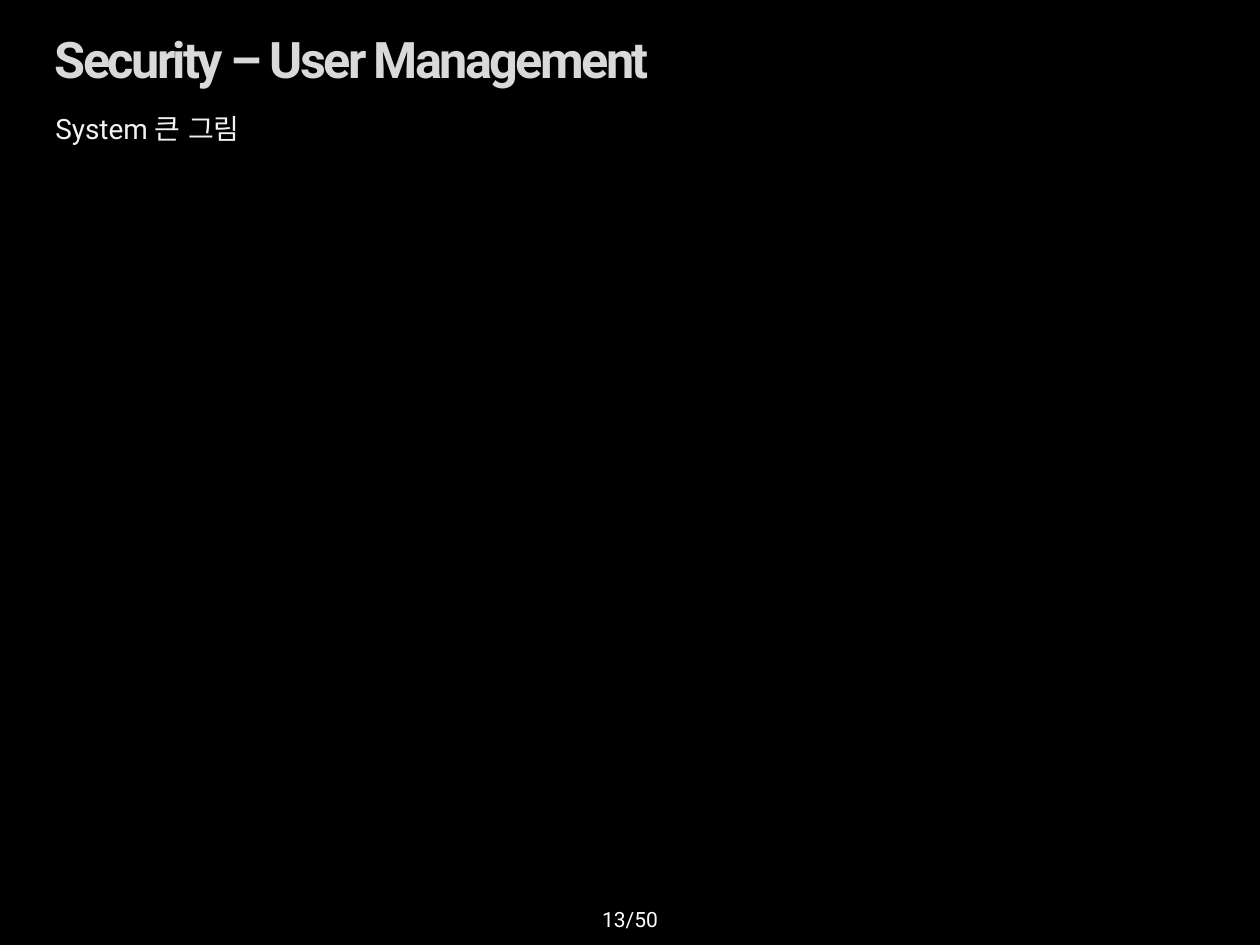
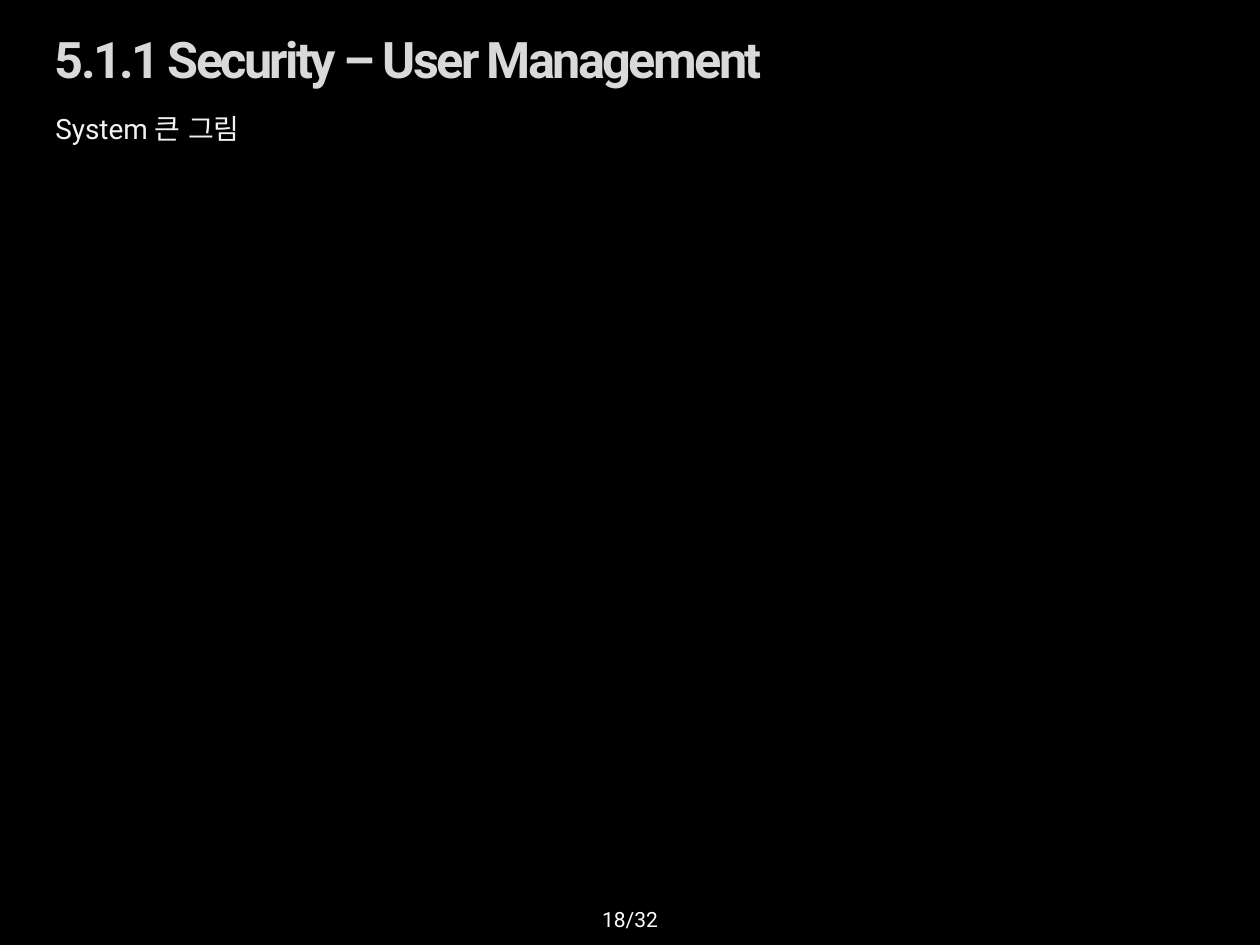
Before and after one commit to youkkwon/smarthome, a slide deck: slide 18 of doc/Docs/IoT System Final Presentation_0624.pptx (slide 13 before the commit). Drawn at 1260x945 pixels with LibreOffice and Linux fonts; fonts in the diff are those of the drawing; background and template pictures are left out. Boxes give left, top, right and bottom in pixels: in the first picture for what was removed or moved away, otherwise in the second. Text is boxed around its words. In the diff, an @@ line names an element or a change of style, - is before the commit and + after.

```diff
--- a/doc/Docs/IoT System Final Presentation_0624.pptx
+++ b/doc/Docs/IoT System Final Presentation_0624.pptx
@@ title at (55, 40, 762, 89): text changed @@
-Security – User Management
+5.1.1 Security – User Management
@@ page number at (602, 912, 658, 929): text changed @@
-13/50
+18/32
```
Also in this commit, not shown: 17 other slides changed, 9 slides added.
